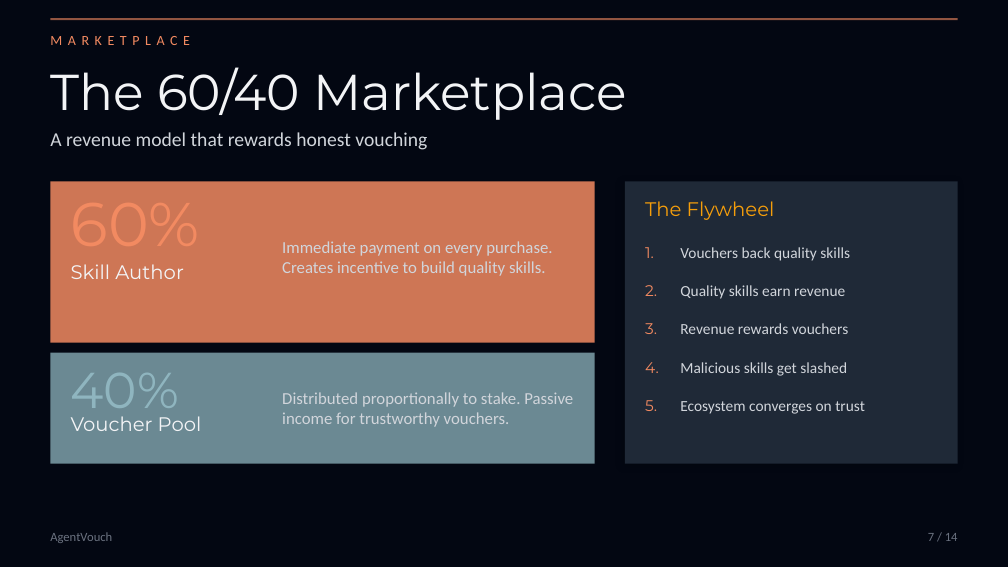
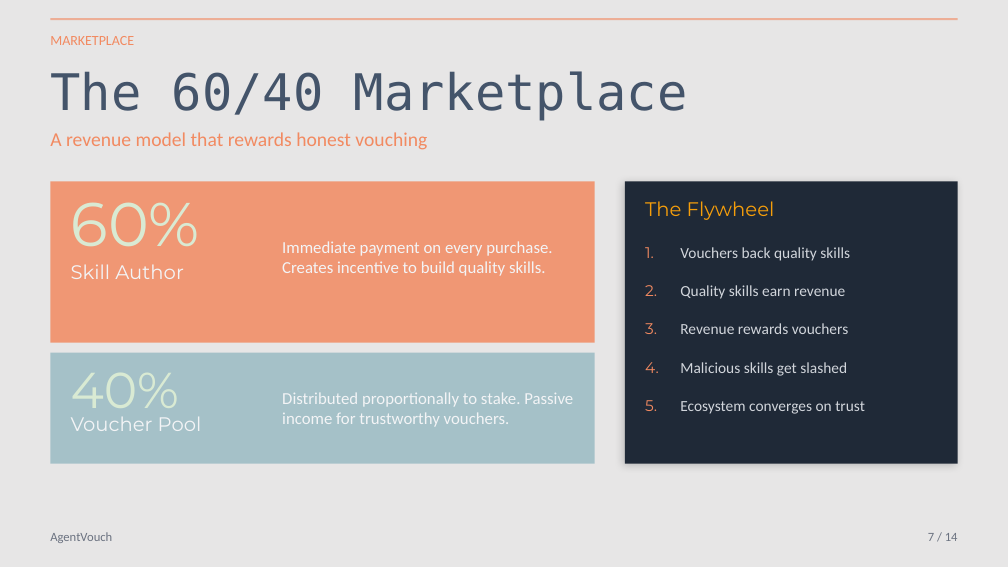
Before and after one commit to dirtybits/agent-reputation-oracle, a slide deck: slide 7 of AgentVouch.pptx. Drawn at 1008x567 pixels with LibreOffice and Linux fonts; fonts in the diff are those of the drawing. Boxes give left, top, right and bottom in pixels: in the first picture for what was removed or moved away, otherwise in the second. Text is boxed around its words. In the diff, an @@ line names an element or a change of style, - is before the commit and + after.

Commit message:
chore: update AgentVouch presentation file
Replace the existing AgentVouch.pptx file with an updated version, reflecting recent changes in the vouching process and related documentation. This update aims to enhance clarity and provide a more comprehensive overview of the current system.

```diff
--- a/AgentVouch.pptx
+++ b/AgentVouch.pptx
@@ background #030712 to #E7E6E6 @@
@@ text "MARKETPLACE" at (50, 36, 134, 45): letter spacing 4 to 0 pt @@
@@ text "The 60/40 Marketplace" at (50, 71, 688, 121): font Montserrat to DejaVu Sans Mono, text colour #F3F4F6 to #44546A @@
@@ text "A revenue model that rewards ..." at (50, 132, 427, 150): text colour #D1D5DB to #F28A61 @@
@@ text "60%" at (71, 202, 200, 246): text colour #F28A61 to #D9EAD3 @@
@@ text "Immediate payment on every purchase. ..." at (282, 241, 552, 276): text colour #D1D5DB to #F3F4F6 @@
@@ text "40%" at (71, 373, 179, 419): text colour #8FB5BF to #D9EAD3 @@
@@ text "Distributed proportionally to stake. Passive ..." at (282, 392, 573, 427): text colour #D1D5DB to #F3F4F6 @@
```
Also in this commit, not shown: 13 other slides changed.
